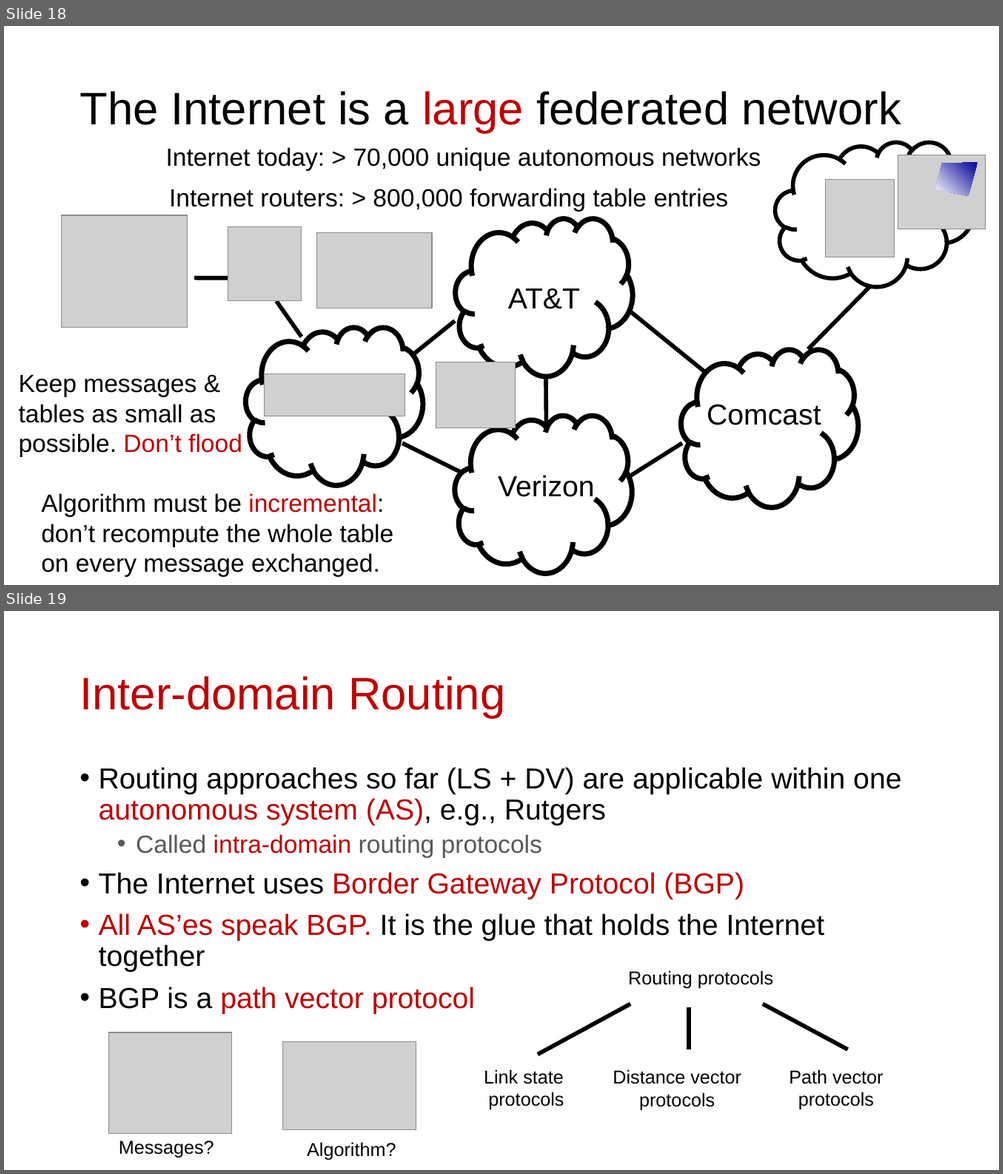
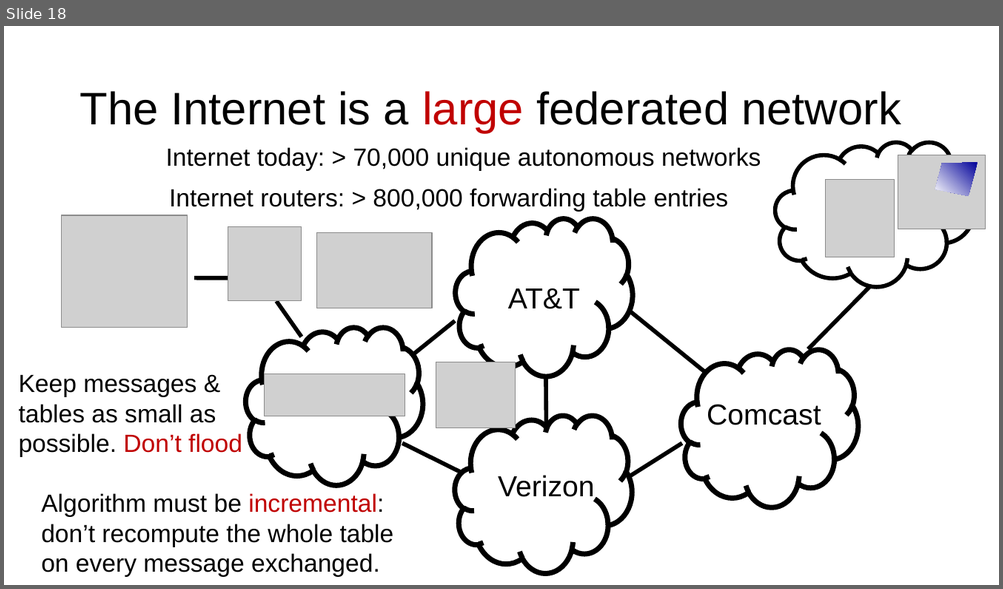
Before and after one commit to ngsrinivas/coursegen, a slide deck: ex/352-F24/staging/352-F24/lectures/24-net-routing-2.pptx. Shown one above the other, each under a label of ours: slides 18 and 19 before the commit, slide 18 after it. The pictures are 1003x1174 and 1003x589 pixels, drawn with LibreOffice and Linux fonts; fonts in the diff are those of the drawing; grey boxes stand for pictures. Boxes give left, top, right and bottom in pixels: in the first picture for what was removed or moved away, otherwise in the second. Text is boxed around its words. In the diff, an @@ line names an element or a change of style, - is before the commit and + after.

```diff
--- a/ex/352-F24/staging/352-F24/lectures/24-net-routing-2.pptx
+++ b/ex/352-F24/staging/352-F24/lectures/24-net-routing-2.pptx
@@ slide 19 removed at [4, 611, 999, 1170], background #FFFFFF @@
@@ title removed at [79, 676, 505, 718] @@
-Inter-domain Routing
@@ text removed at [99, 767, 901, 1014] @@
-• Routing approaches so far (LS + DV) are applicable within one autonomous system (AS), e.g., Rutgers
-  • Called intra-domain routing protocols
-• The Internet uses Border Gateway Protocol (BGP)
-• All AS’es speak BGP. It is the glue that holds the Internet together
-• BGP is a path vector protocol
@@ line removed from (762, 1004) to (848, 1050) @@
@@ picture removed at [108, 1033, 232, 1133] @@
@@ picture removed at [283, 1042, 417, 1130] @@
@@ group removed at [484, 971, 773, 1111]: 3 texts, 2 lines @@
-Distance vector protocols
-Routing protocols
-Link state
-protocols
@@ text removed at [788, 1070, 883, 1111] @@
-Path vector protocols
@@ text removed at [119, 1141, 214, 1158] @@
-Messages?
@@ text removed at [307, 1142, 395, 1160] @@
-Algorithm?
```
Also in this commit, not shown: 19 other slides removed, 4 other files.
